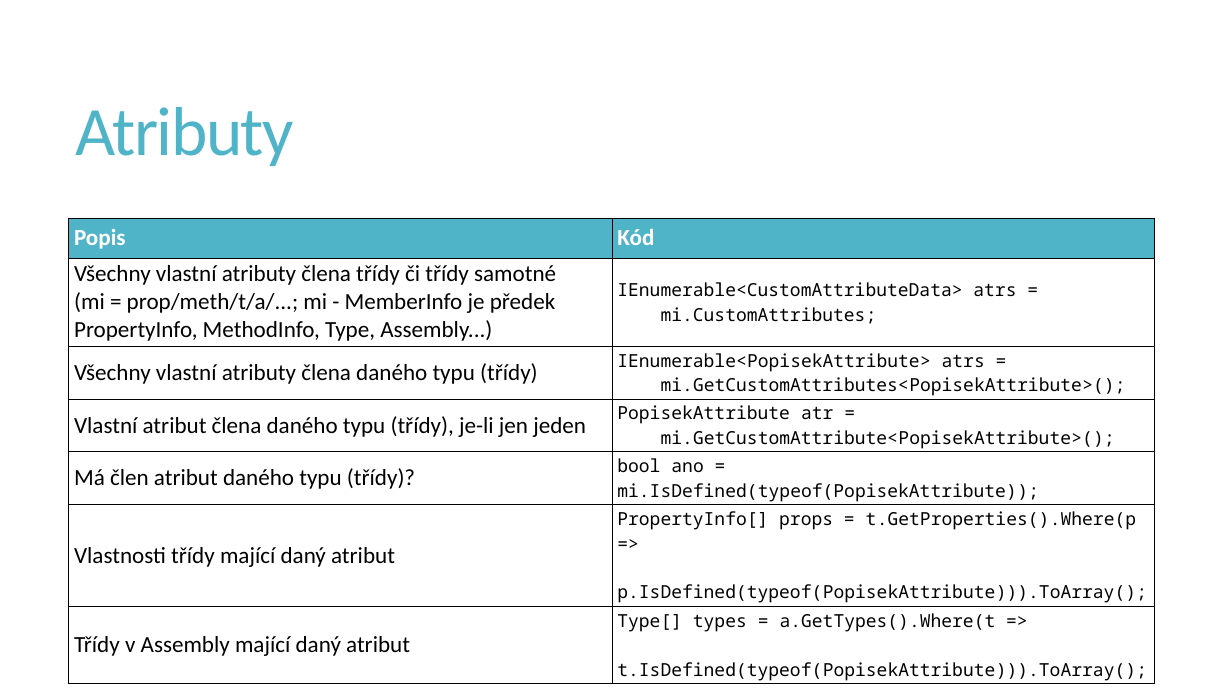
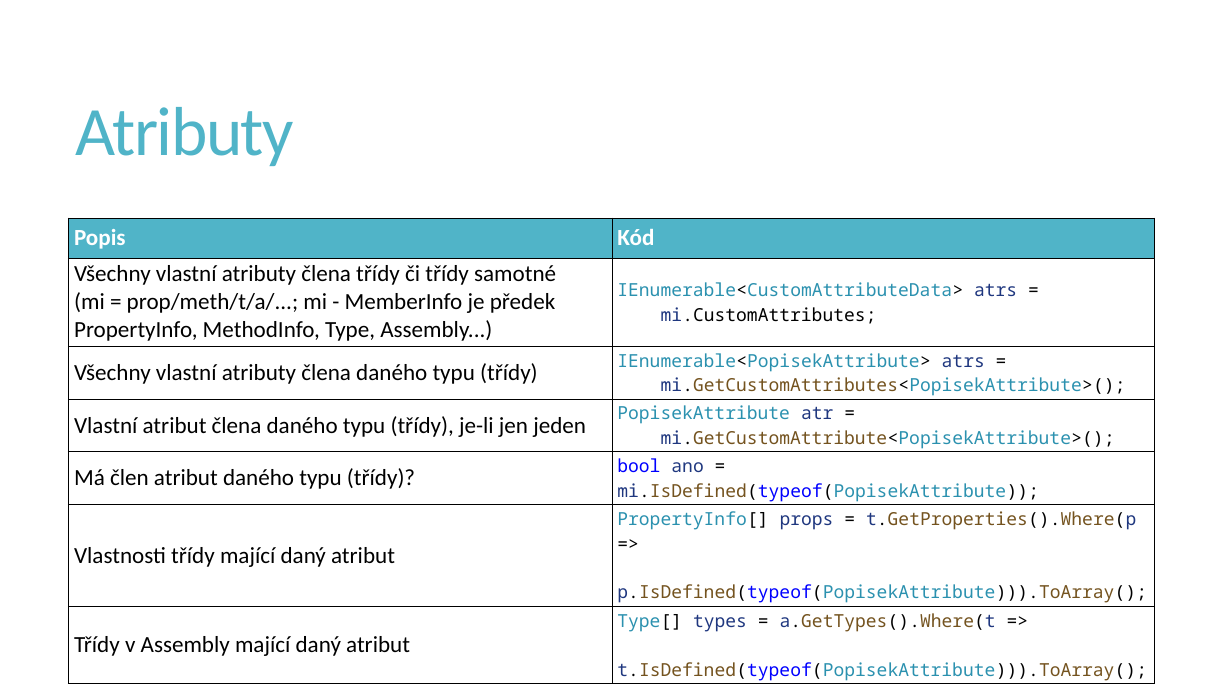
Before and after one commit to PetrVobornik/prednasky, a slide deck: slide 8 of Xamarin.Forms/07-Reflexe/reflexe.ppsx. Drawn at 1232x693 pixels with LibreOffice and Linux fonts; fonts in the diff are those of the drawing. Boxes give left, top, right and bottom in pixels: in the first picture for what was removed or moved away, otherwise in the second. Text is boxed around its words. In the diff, an @@ line names an element or a change of style, - is before the commit and + after.

```diff
--- a/Xamarin.Forms/07-Reflexe/reflexe.ppsx
+++ b/Xamarin.Forms/07-Reflexe/reflexe.ppsx
@@ table at box(68, 218, 1155, 685) @@
@@ text colour #000000 to #2B91AF in "IEnumerable<CustomAttributeData>", "IEnumerable<PopisekAttribute> mi.GetCustomAttributes<Popisek ...", "PopisekAttribute", "mi.GetCustomAttribute<PopisekAttribute>();" and 5 more places @@
@@ text colour #000000 to #1F377F in "atrs mi.CustomAttributes;", "atrs mi.GetCustomAttributes<PopisekAttribute>();", "atr", "mi.GetCustomAttribute<PopisekAttribute>();" and 5 more places @@
@@ text colour #000000 to #74531F in "mi.GetCustomAttributes<PopisekAttribute>();", "mi.GetCustomAttribute<PopisekAttribute>();", "mi.IsDefined(typeof(PopisekAttribute));", "t.GetProperties().Where(p" and 3 more places @@
@@ text colour #000000 to #0000FF in "bool mi.IsDefined(typeof(PopisekAttribute));", "p.IsDefined(typeof(PopisekAttribute))).ToArray();", "t.IsDefined(typeof(PopisekAttribute))).ToArray();" @@
```
Also in this commit, not shown: 5 other slides changed, 4 other files.
